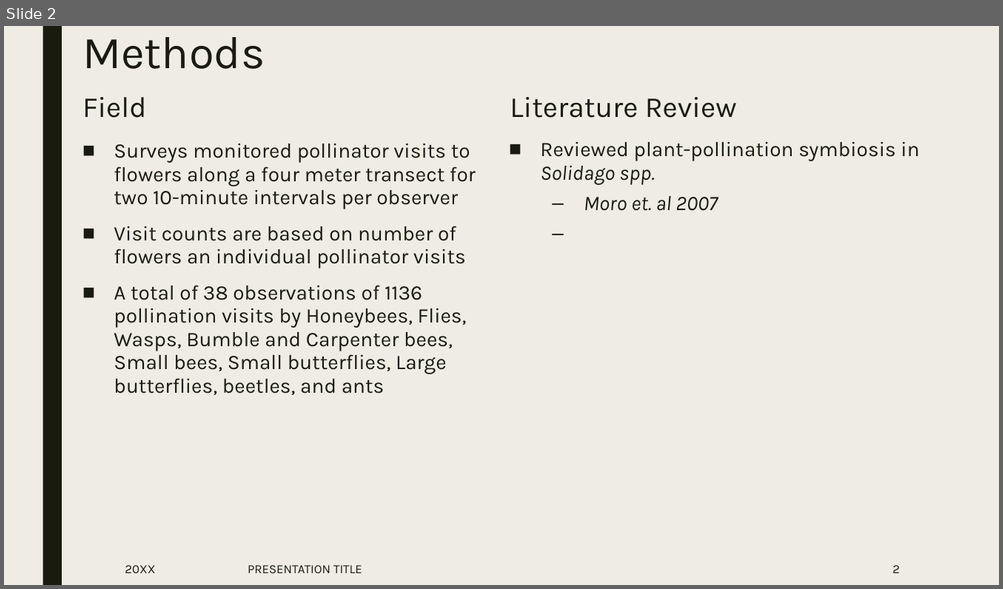
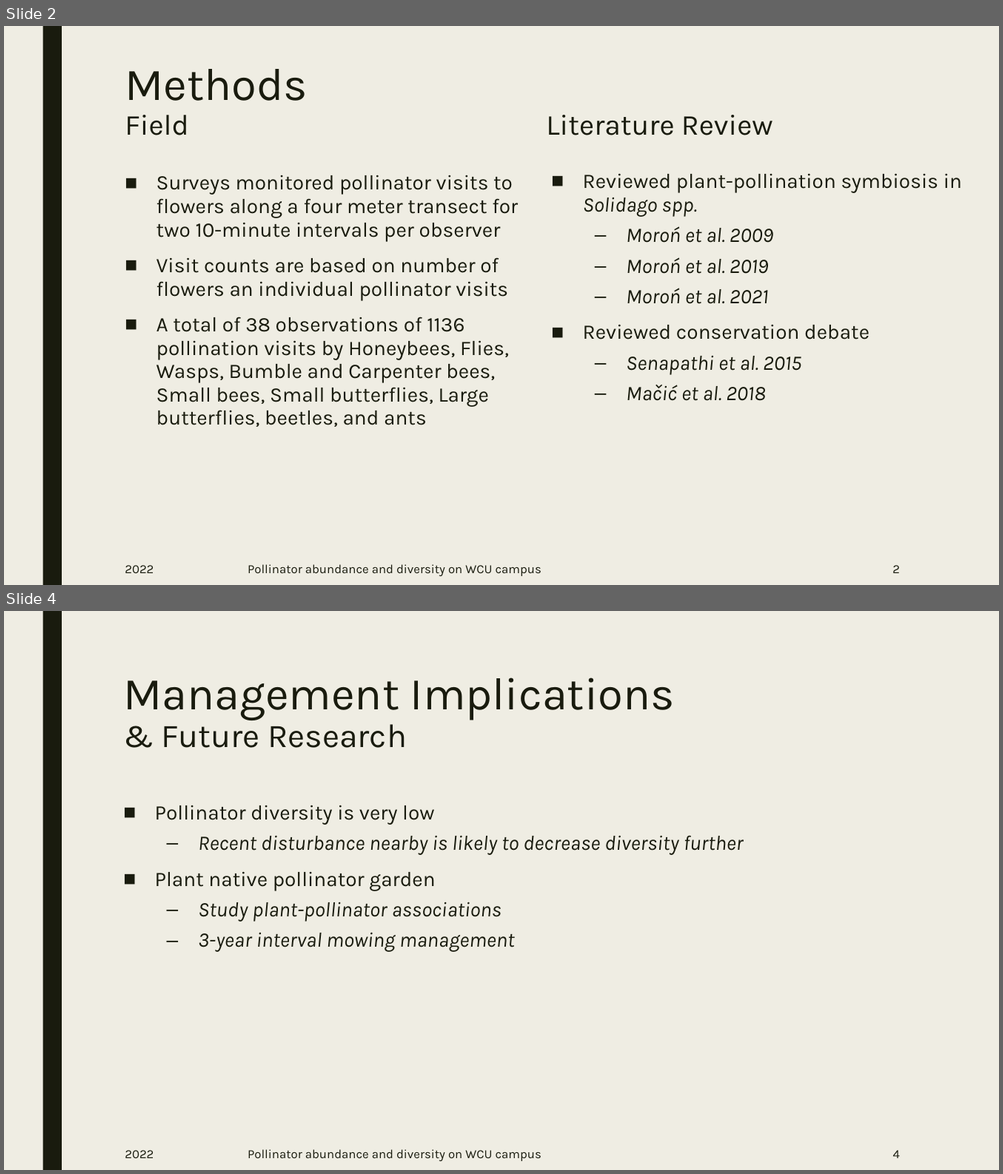
Before and after one commit to nottedy94/COAD-Final, a slide deck: Pollinator abundance survey.pptx. Shown one above the other, each under a label of ours: slide 2 before the commit, slides 2 and 4 after it; the slides between them are not shown. The pictures are 1003x589 and 1003x1174 pixels, drawn with LibreOffice and Linux fonts; fonts in the diff are those of the drawing. Boxes give left, top, right and bottom in pixels: in the first picture for what was removed or moved away, otherwise in the second. Text is boxed around its words. In the diff, an @@ line names an element or a change of style, - is before the commit and + after.

```diff
--- a/Pollinator abundance survey.pptx
+++ b/Pollinator abundance survey.pptx
@@ slide 4 added at [4, 611, 999, 1170], background #EFEDE3; not listed: 1 template element that a slide beside it also shows @@
@@ title added at [123, 678, 674, 748], 44 pt, text #191B0E @@
+Management Implications
+& Future Research
@@ text added at [155, 805, 743, 952], 20 pt, text #191B0E, italic @@
+■ Pollinator diversity is very low
+  – Recent disturbance nearby is likely to decrease diversity further
+■ Plant native pollinator garden
+  – Study plant-pollinator associations
+  – 3-year interval mowing management
@@ text added at [125, 1150, 153, 1159], 12 pt, text #191B0E @@
+2022
@@ text added at [247, 1150, 541, 1162], 12 pt, text #191B0E @@
+Pollinator abundance and diversity on WCU campus
@@ page number added at [893, 1150, 899, 1159], 12 pt, text #191B0E @@
+4
@@ slide 2 changed as well @@
@@ 2 texts, 1 title: place and size @@
-2 texts, 1 title at [82, 37, 919, 395]
+2 texts, 1 title at [125, 69, 962, 427]
@@ text at [583, 227, 869, 401]: text changed @@
-  – Moro et. al 2007
+  – Moroń et al. 2009
+  – Moroń et al. 2019
+  – Moroń et al. 2021
+■ Reviewed conservation debate
+  – Senapathi et al. 2015
+  – Mačić et al. 2018
@@ text at [125, 565, 153, 574]: text changed @@
-20XX
+2022
@@ text at [247, 565, 541, 577]: text changed @@
-PRESENTATION TITLE
+Pollinator abundance and diversity on WCU campus
```
Also in this commit, not shown: 1 other slide changed, 2 other slides added, 2 slides removed, 4 other files.
